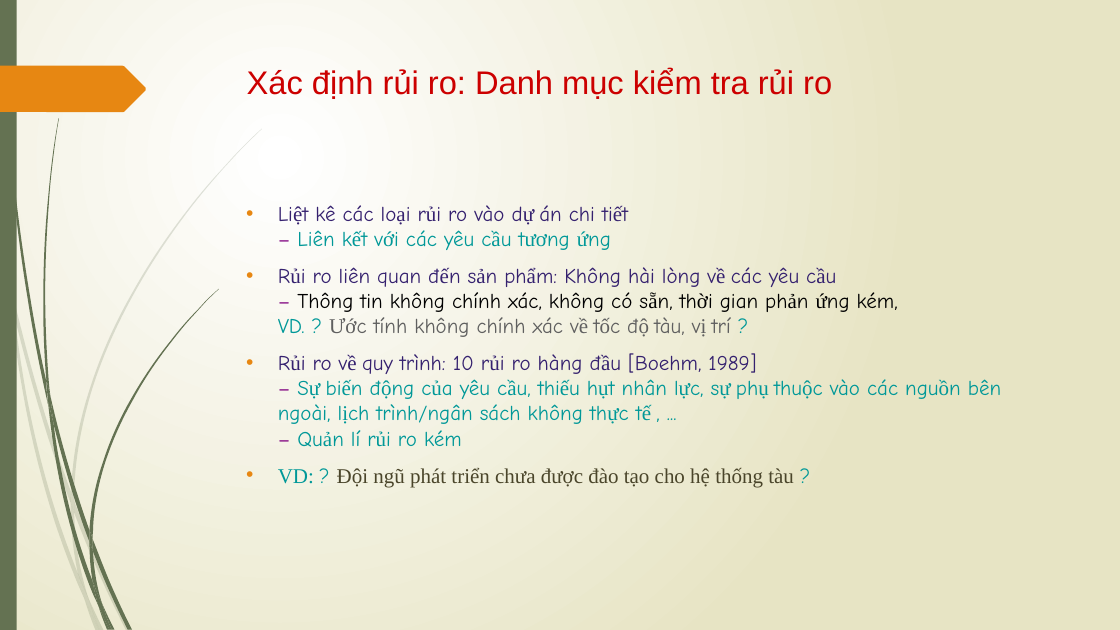
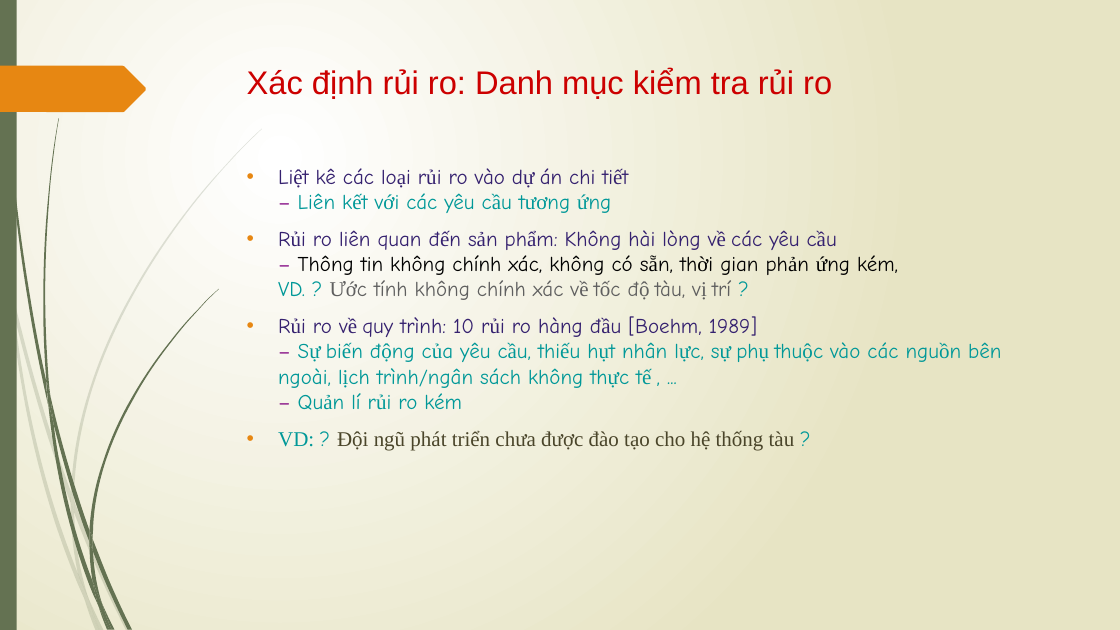
Before and after one commit to vutuanhai237/CourseMaterials, a slide deck: slide 74 of SE357-Requirement engineering/Slides/Lý thuyết/Bài 4- Khám phá yêu cầu.pptx. Drawn at 1120x630 pixels with LibreOffice and Linux fonts; fonts in the diff are those of the drawing. Boxes give left, top, right and bottom in pixels: in the first picture for what was removed or moved away, otherwise in the second. Text is boxed around its words. In the diff, an @@ line names an element or a change of style, - is before the commit and + after.

```diff
--- a/SE357-Requirement engineering/Slides/Lý thuyết/Bài 4- Khám phá yêu cầu.pptx
+++ b/SE357-Requirement engineering/Slides/Lý thuyết/Bài 4- Khám phá yêu cầu.pptx
@@ text "Liệt kê các loại rủi ...": place and size @@
-text "Liệt kê các loại rủi ..." at box(278, 205, 1001, 487)
+text "Liệt kê các loại rủi ..." at box(278, 168, 1001, 451)
```
Also in this commit, not shown: 15 other slides changed, 6 slides added, 3 slides removed, 19 other files.
